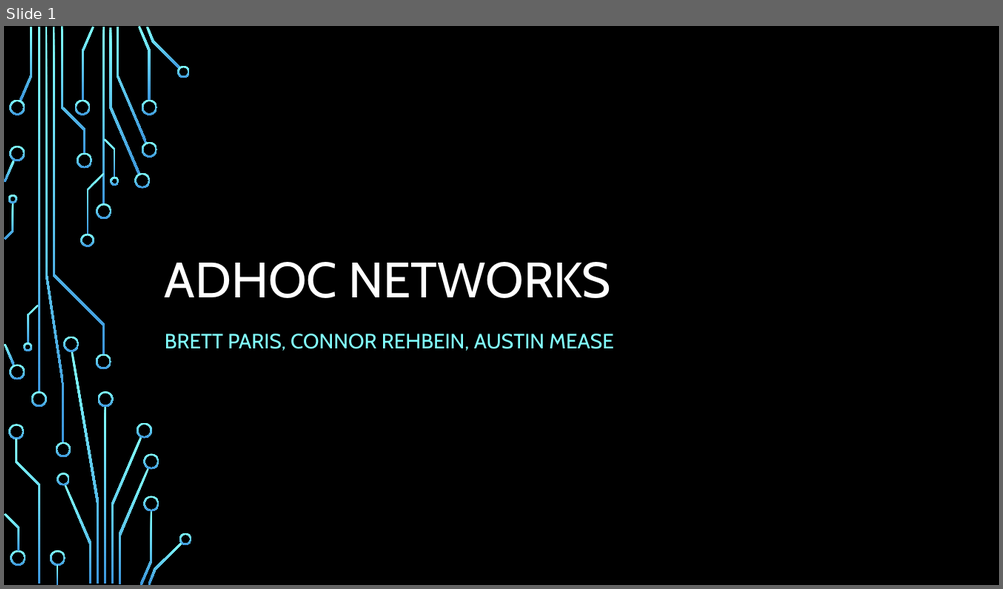
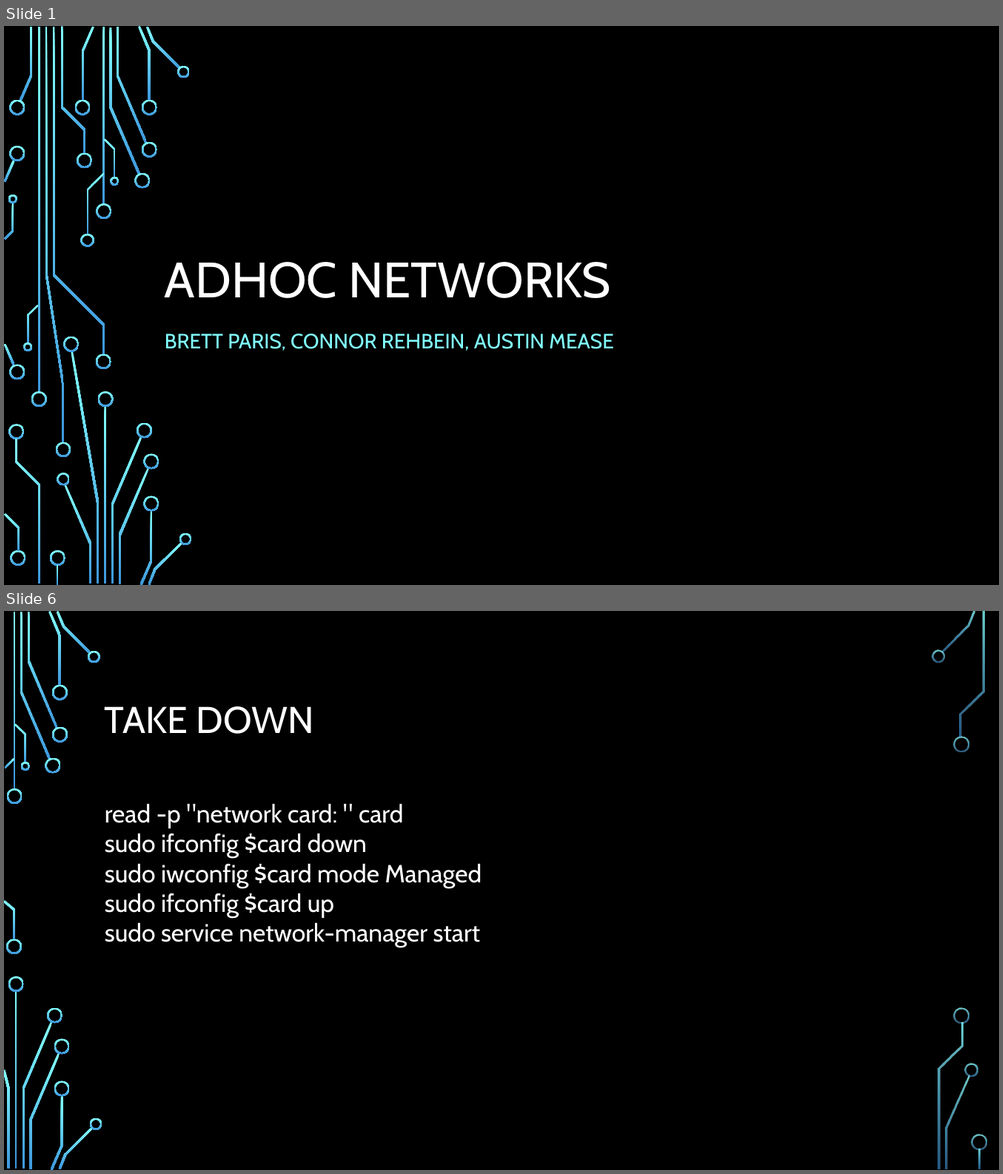
Before and after one commit to measeaustin/537P2, a slide deck: Presentation.pptx. Shown one above the other, each under a label of ours: slide 1 before the commit, slides 1 and 6 after it; the slides between them are not shown. The pictures are 1003x589 and 1003x1174 pixels, drawn with LibreOffice and Linux fonts; fonts in the diff are those of the drawing; background and template pictures are left out. Boxes give left, top, right and bottom in pixels: in the first picture for what was removed or moved away, otherwise in the second. Text is boxed around its words. In the diff, an @@ line names an element or a change of style, - is before the commit and + after.

```diff
--- a/Presentation.pptx
+++ b/Presentation.pptx
@@ slide 6 added at bbox=[4, 611, 999, 1170], background picture (left out) @@
@@ title added at bbox=[105, 706, 313, 734], 36 pt, text #FFFFFF @@
+TAKE DOWN
@@ text added at bbox=[105, 803, 482, 948], 24 pt, text #FFFFFF @@
+read -p "network card: " card
+sudo ifconfig $card down
+sudo iwconfig $card mode Managed
+sudo ifconfig $card up
+sudo service network-manager start
@@ group added at bbox=[4, 611, 987, 1170]: 33 freeform shapes, 3 rectangles @@
```
Also in this commit, not shown: 4 other slides added, 1 other file.
